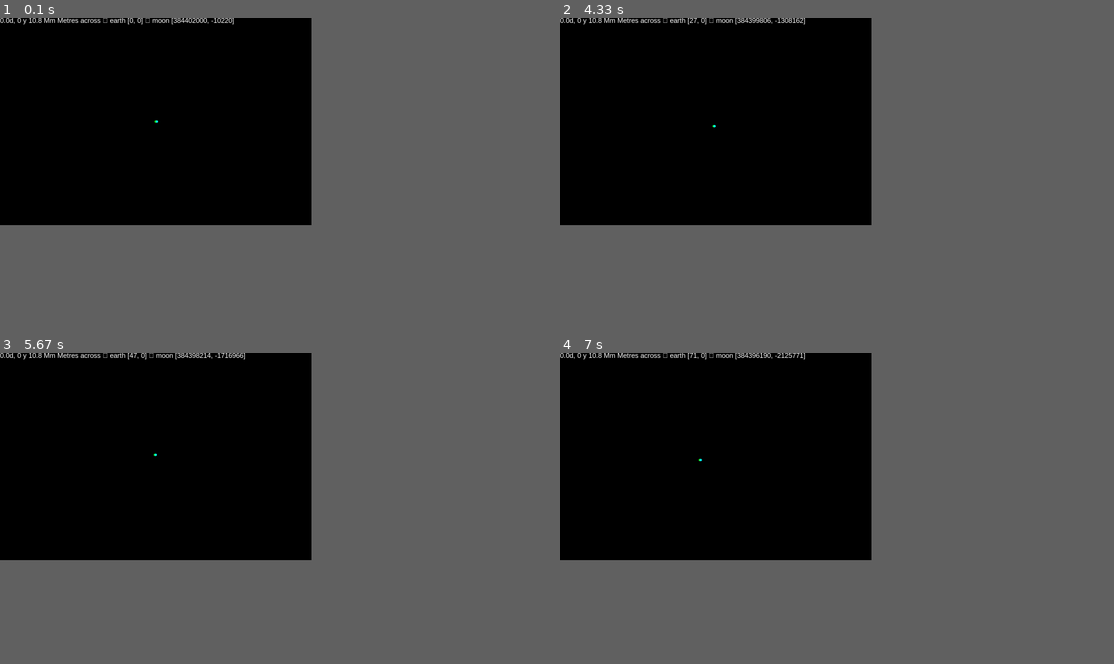
Above: before the commit, frames 1-4 (two rows, left to right).
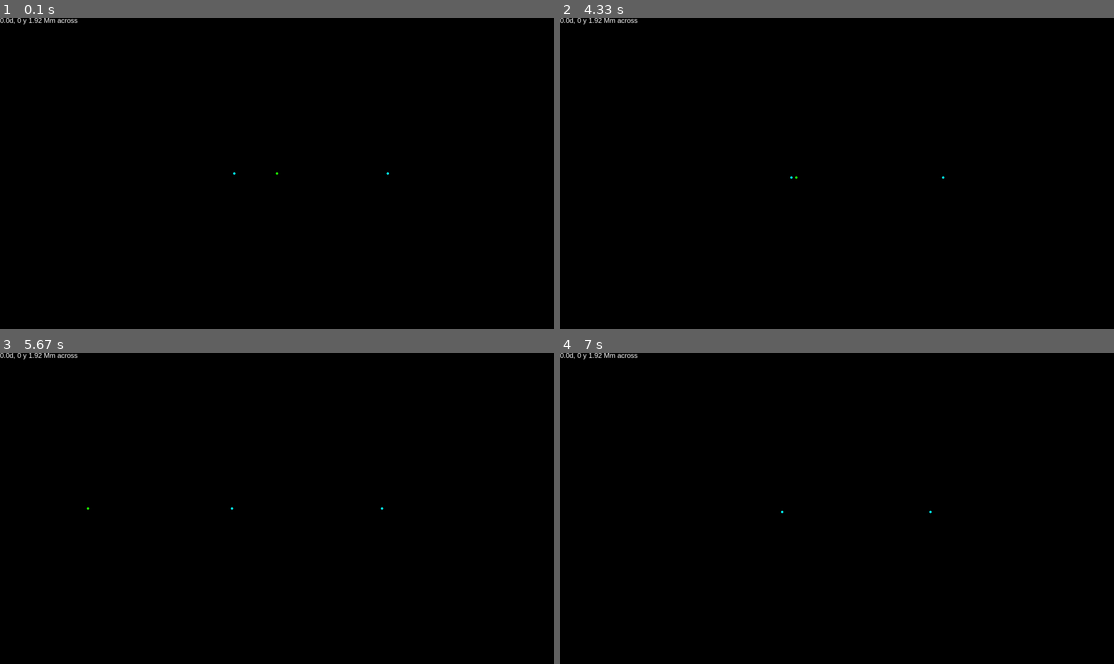
Above: after the commit, the same moments.

Repository: AttackDorito/AQA_Project
Game: pygame game, started from main.py
The game is run twice, just before and just after one commit, with the same random seed, the same clock (stepped at 60 frames per second) and the same inputs.
Inputs:
- Up to frame 1 (0.1 s): no input
- Up to frame 2 (4.33 s): tap = at 0.33 s; hold Right 0.67-1.13 s; hold Up 1.17-1.47 s; hold Right 1.5-1.97 s; hold Left 2-2.53 s; tap - at 2.57 s; hold Down 2.9-3.2 s; hold Left 3.23-3.63 s; hold Up 3.67-4.03 s; hold Right from 4.07 s (still down)
- Up to frame 3 (5.67 s): release Right at 4.7 s; hold Down 4.73-5.1 s; hold Left 5.13-5.6 s; hold Right from 5.63 s (still down)
- Up to frame 4 (7 s): release Right at 6.1 s; hold Up 6.13-6.43 s; hold Right 6.47-6.93 s; hold Left from 6.97 s (still down)
The window is 506x337 before the commit and 900x506 after it. Grey fills any space a smaller window leaves; there, only what the larger window draws over its background counts as a difference.

The runs differ from the first frame. In frame 1, 0.3% of the frame differs, in the area x 5-71%, y 0-51%; in frame 2, 0.3%, in the area x 5-70%, y 0-52%; in frame 3, 0.3%; in frame 4, 0.3%.

Commit message:
added comments to main.py

Diff:
--- a/3D_Project/main.py
+++ b/3D_Project/main.py
@@ -1,23 +1,25 @@
-from pyglet.gl import *
+from pyglet.gl import *                                     #importing relavent pyglet components
 
-class Triangle:
+class Triangle:                                             #creates a triangle class to hold the information about the vertices that make up the triangle
     def __init__(self):
-        self.vertices = pyglet.graphics.vertex_list(3,('v3f',[-0.5,-0.5,0.0, -0.5,0.0,0.0, 0.0,0.5,0.0]), ('c3B', [100,200,220, 200,110,100, 100,250,100]))
+        self.vertices = pyglet.graphics.vertex_list(3,\
+        ('v3f',[-0.5,-0.5,0.0, -0.5,0.0,0.0, 0.0,0.5,0.0]),
+        ('c3B', [100,200,220, 200,110,100, 100,250,100]))
 
-class MyWindow(pyglet.window.Window):
+class MyWindow(pyglet.window.Window):                       #creates the window class
     def __init__(self, *args, **kwargs):
         super().__init__(*args, **kwargs)
-        self.set_minimum_size(400,300)
-        glClearColor(0.2,0.3,0.2,1.0)
-        self.triangle = Triangle()
+        self.set_minimum_size(400,300)                      #minimum size (in pixels) of the window (prevents crash when shrinking window too small)
+        glClearColor(0.2,0.3,0.2,1.0)                       #sets the colour of the background of the window
+        self.triangle = Triangle()                          #sets an attribute of the window "triangle" to be the triangle object
 
     def on_draw(self):
-        self.clear()
-        self.triangle.vertices.draw(GL_TRIANGLES)
+        self.clear()                                        #clears the window
+        self.triangle.vertices.draw(GL_TRIANGLES)           #draws the triangle with GL_TRIANGLES draw mode
 
-    def on_resize(self,width, height):
+    def on_resize(self,width, height):                      #allows the window to be resized
         glViewport(0,0,width,height)
 
 if __name__ == "__main__":
-    window = MyWindow(1080, 720, "Pyglet Window", resizable = True)
-    pyglet.app.run()
+    window = MyWindow(1080, 720, "Pyglet Window", resizable = True) #creates a window using the window class
+    pyglet.app.run()                                                #pyglet function calling on_draw and on_resize as needed
--- a/main.py
+++ b/main.py
@@ -1,34 +1,31 @@
-from math import sqrt
-import queue
-import pygame
-import sys
-from pygame.locals import *
-import time
-from pygame import freetype
-pygame.init()
-screen = pygame.display.set_mode((1080,720))
-pygame.display.set_caption('physics thing')
+from math import sqrt         # imports square root function from the math module
+import pygame                 # imports pygame library
+from pygame.locals import *   # imports the pygame locals library
+from pygame import freetype   # imports pygame freetype font handling module
+pygame.init()                 # initialises pygame
+screen = pygame.display.set_mode((1920,1080))        # creates the display window with a resolution of 1920 x 1080
+pygame.display.set_caption('gravity simulation')     # sets the title of the window to 'gravity simulation'
 
-background = pygame.Surface(screen.get_size())
+background = pygame.Surface(screen.get_size())       # creates the background object
 background = background.convert()
-background.fill((0,0,0))
+background.fill((0,0,0))                             # fills the background with black
 
-screen.blit(background,(0,0))
-pygame.display.flip()
+screen.blit(background,(0,0))                        # updates the screen surface with the background
+pygame.display.flip()                                # updates the window to display the changes to the user
 
-circle = pygame.image.load('circle.png')
-planetimg = pygame.image.load('planet.png')
+circle = pygame.image.load('circle.png')             # loads icons to represent the objects
+planetimg = pygame.image.load('planet.png')          # "
 
-clock = pygame.time.Clock()
-clock.tick()
+clock = pygame.time.Clock()                          # creates a clock object which keeps track of the time since the last tick
+clock.tick()                                         # staarts the clock
 
-G = 6.6743 * (10**-11) #gravitational constant
-objectList = [] #list of all objects
+G = 6.6743 * (10**-11)      # gravitational constant
+objectList = []             # list of all objects
 
 xMove = 0
 yMove = 0
-scaleFactor = 10000 #number of metres per pixel
-phystime = 10 #physics frame time in seconds
+scaleFactor = 1000          # number of metres per pixel
+phystime = 1                # physics frame time in seconds
 
 keyPlus = False
 keyMinus = False
@@ -36,95 +33,96 @@
 keyDown = False
 keyLeft = False
 keyRight = False
-class Body():       #A body affected by gravitational forces
-    def __init__(self,mass,velxy,posxy,image):            #mass in kg , velocity in vertical and horizontal components (m/s) , position, image path
+
+class Body():                                         # A body affected by gravitational forces
+    def __init__(self,mass,velxy,posxy,image):        # mass in kg , velocity in vertical and horizontal components (m/s) , position, image path
         self.mass = mass
         self.velxy = velxy
         self.posxy = posxy
         self.index = len(objectList)
-        objectList.append(self)
+        objectList.append(self)                      # adds itself to the list of objects
         self.force = [0,0]
         self.accel = [0,0]
         self.pos = image.get_rect()
         self.image = image
 
-    def calculate(self):        #calculates where the body will be next frame (does not move)
-        self.force = [0,0]
-        for body in objectList:
-            if body.index == self.index:
+    def calculate(self):                             # calculates the net acceleration of the body
+        self.force = [0,0]                           # resets force to 0
+        for body in objectList:                      # iterates through all simulated bodies
+            if body.index == self.index:             # skips calculating force for itself
                 continue
             tempForce = [0,0]
 
-            rad = sqrt((self.posxy[0] - body.posxy[0])**2 + (self.posxy[1] - body.posxy[1])**2)
+            rad = sqrt((self.posxy[0] - body.posxy[0])**2 + (self.posxy[1] - body.posxy[1])**2) # calculates distance between the objects
 
-            Force = (G*self.mass*body.mass)/(rad**2)
-            tempForce[0] = Force * ((self.posxy[0] - body.posxy[0])/rad)
-            tempForce[1] = Force * ((self.posxy[1] - body.posxy[1])/rad)
+            Force = (G*self.mass*body.mass)/(rad**2)                                            # calculates the force the objects exert on each other
+            tempForce[0] = Force * ((self.posxy[0] - body.posxy[0])/rad)                        #\
+            tempForce[1] = Force * ((self.posxy[1] - body.posxy[1])/rad)                        #/ calculates the force as a 2d vector
 
 
-            if self.posxy[0] > body.posxy[0]:
+            if self.posxy[0] > body.posxy[0]:                                                   # adds the force  on the x axis to the total
                 self.force[0] -= abs(tempForce[0])
             else:
                 self.force[0] += abs(tempForce[0])
 
 
-            if self.posxy[1] > body.posxy[1]:
+            if self.posxy[1] < body.posxy[1]:                                                   # adds the force on the y axis to the total
                 self.force[1] -= abs(tempForce[1])
             else:
                 self.force[1] += abs(tempForce[1])
 
-        self.accel[0] = self.force[0] / self.mass
-        self.accel[1] = self.force[1] / self.mass
+        self.accel[0] = self.force[0] / self.mass                                               # finds the x,y components of the acceleration of the body
+        self.accel[1] = self.force[1] / self.mass                                               #
 
-    def frame(self):        #moves the body to the new position
-        self.posxy[0] += ((self.velxy[0]*phystime) + (0.5*self.accel[0])*phystime)
+    def frame(self):                                                                            # applies the acceleration calculated in the calculate function
+        self.posxy[0] += ((self.velxy[0]*phystime) + (0.5*self.accel[0])*phystime)              # and updates the position of the object
         self.posxy[1] += (-(self.velxy[1]*phystime) + (0.5*self.accel[1])*phystime)
         self.velxy[0] += (self.accel[0]*phystime)
         self.velxy[1] += (self.accel[1]*phystime)
     def drawFrame(self):
         self.frame()
-        self.pos.centerx = round((self.posxy[0] - xMove)/scaleFactor**2) + 540
-        self.pos.centery = -round((self.posxy[1] - yMove)/scaleFactor**2) + 360
-
+        try:                                                                                    # prevents crash due to zooming in too fast
+            self.pos.centerx = round((self.posxy[0] - xMove)/scaleFactor**2) + 960              # assigns the object an on-screen position relative to it's actual postition
+            self.pos.centery = -round((self.posxy[1] - yMove)/scaleFactor**2) + 540             # and the position of the viewport
+        except:
+            pass
 
 
 def scaleFormat(scale):
-    return f"{scale/1000000} Mm"
+    return f"{scale/1000000} Mm"                                                                # formats the scale in a more readable way
 
-font = pygame.freetype.SysFont("Arial.ttf",24)
+font = pygame.freetype.SysFont("Arial.ttf",24)                                                  # sets up the font for drawing onscreen
 
-#sun = Body((1.989*10**30),[0,0],[-(148*10**6),0],circle)
-earth = Body((5.972*10**24),[0,0],[0,0],planetimg)
-moon = Body((7.348*10**22),[0,1022],[384402000,0],circle)
+sun = Body((1.989*10**30),[0,0],[-(148*10**6),0],circle)                                        #
+earth = Body((5.972*10**24),[0,0],[0,0],planetimg)                                              # defining bodies to be simulated
+moon = Body((7.348*10**22),[0,1022],[384402000,0],circle)                                       #
 
-def nextFrame():
+def nextFrame():                                                                                # calculates for every object and then updates their positions
     for item in objectList:
         item.calculate()
     for item in objectList:
         item.frame()
 
-for item in objectList:
-    pass
-    #item.pos = item.pos.move(540,360)
 secondCount = 0
 yearCount = 0
 clockCounter = 0
+keyAcceleration = 0
 
-while True:
+while True:                                                                                     # main loop
     secondCount += phystime
-    if secondCount == 31557600:
+    if secondCount == 31557600:                                                                 # increments year counter and resets second counter
             secondCount = 0
             yearCount += 1
     clockCounter += clock.tick()
-    if clockCounter > 14:
+    if clockCounter > 16:                                                                       # limits program to only drawing at 60fps
         clockCounter = 0
-        clock.tick()
-        screen.blit(background,(0,0,400,50))
-        font.render_to(screen,(0,0),f"{round(secondCount/86400,1)}d, {yearCount} y {scaleFormat(1080*scaleFactor)} Metres across \n earth {list(map(round,earth.posxy))} \n moon {list(map(round,moon.posxy))}",(255,255,255))
-        for event in pygame.event.get():
-            if event.type == QUIT:
+        clock.tick()                                                                            # starts the clock again
+        screen.blit(background,(0,0,400,50))                                                    # blacks out the text
+        font.render_to(screen,(0,0),f"{round(secondCount/86400,1)}d, {yearCount} y {scaleFormat(1920*scaleFactor)} across",(255,255,255)) # shows the time elapsed and the scale of the screen
+        for event in pygame.event.get():                   # gets keyboard and mouse inputs
+            if event.type == QUIT:                         # ends program if the window is closed
                 exit()
-            if event.type == KEYDOWN:
+            if event.type == KEYDOWN:                      # toggles key state if key is pressed or released
                 if event.key ==K_LEFT:
                     keyLeft = True
                 if event.key == K_RIGHT:
@@ -152,7 +150,7 @@
                 if event.key == K_MINUS:
                     keyMinus = False
 
-        if keyLeft:
+        if keyLeft:                                 # moves the viewpoint proportional to the zoom factor
             xMove -= 2*scaleFactor**2
         if keyRight:
             xMove += 2*scaleFactor**2
@@ -161,20 +159,22 @@
         if keyDown:
             yMove -= 2*scaleFactor**2
         if keyMinus:
-            scaleFactor += 1000
-        if keyPlus:
-            scaleFactor -= 1000
-            if scaleFactor < 1:
-                scaleFactor = 1
-
-        for item in objectList:
-            pass
-            #screen.blit(background, item.pos, item.pos)
+            if scaleFactor <2:
+                scaleFactor = 2
+            scaleFactor += 10000 * keyAcceleration       #increasees zoom speed the longer the key is held
+            keyAcceleration += 0.1
+        elif keyPlus:
+            scaleFactor -= 10000 * keyAcceleration
+            keyAcceleration += 0.1
+            if scaleFactor <2:
+                scaleFactor = 2
+        else:
+            keyAcceleration = 0
         for item in objectList:
             item.calculate()
         for item in objectList:
             item.drawFrame()
-            screen.blit(item.image, item.pos)
+            screen.blit(item.image, item.pos)           # draws the objects to the screen
         pygame.display.update()
     else:
         nextFrame()
